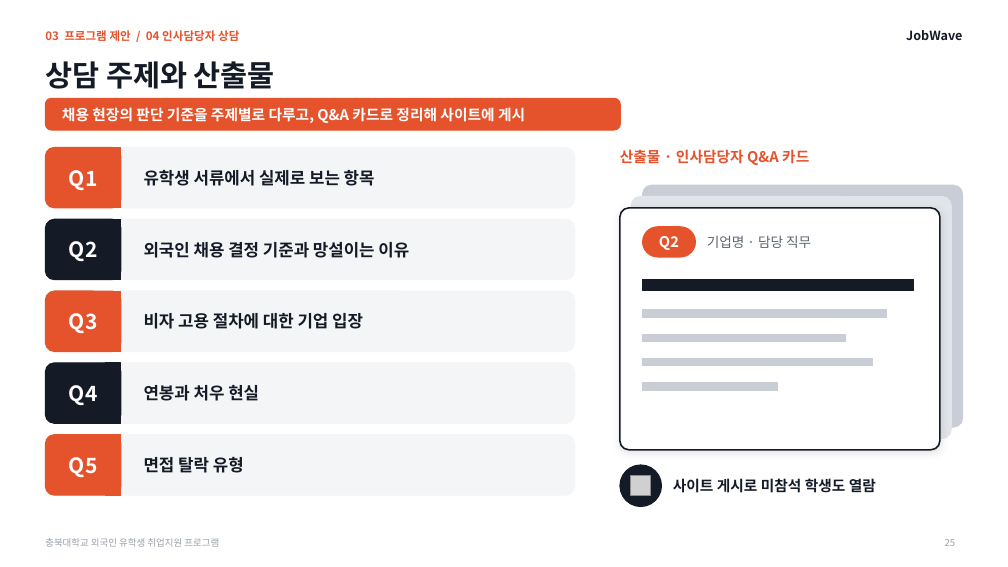
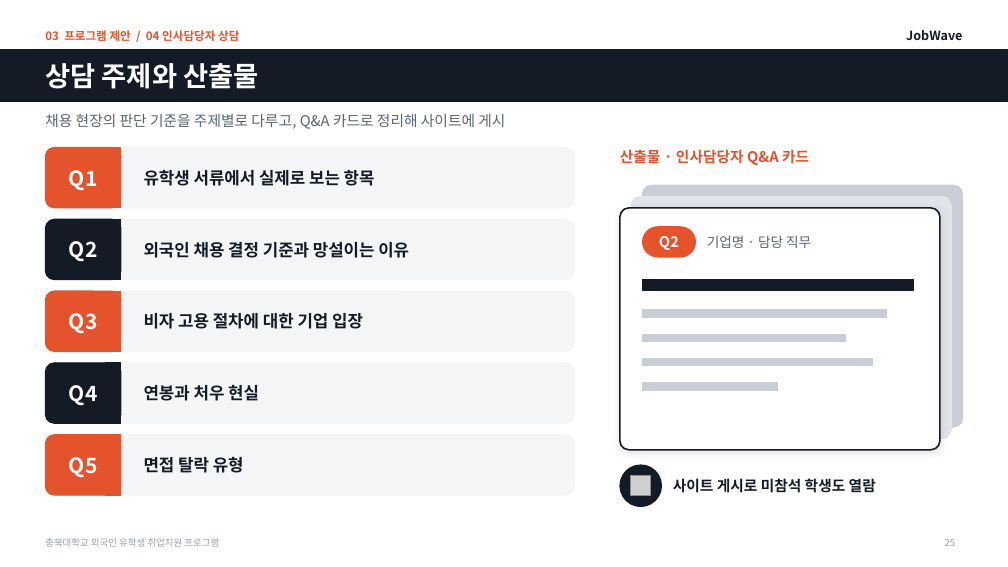
Before and after one commit to job-wave/Codex, a slide deck: slide 25 of output/jobwave-cbnu-proposal/JobWave_proposal_visual.pptx. Drawn at 1008x567 pixels with LibreOffice and Linux fonts; fonts in the diff are those of the drawing; grey boxes stand for pictures. Boxes give left, top, right and bottom in pixels: in the first picture for what was removed or moved away, otherwise in the second. Text is boxed around its words. In the diff, an @@ line names an element or a change of style, - is before the commit and + after.

```diff
--- a/output/jobwave-cbnu-proposal/JobWave_proposal_visual.pptx
+++ b/output/jobwave-cbnu-proposal/JobWave_proposal_visual.pptx
@@ rectangle added at (0,50,1008,101), fill #151B26, outline #151B26 1 pt @@
@@ title "상담 주제와 산출물" at (45,63,258,89): size 28 to 26 pt, text colour #151B26 to #FFFFFF @@
@@ text "채용 현장의 판단 기준을 주제별로 ...": place and size @@
-text "채용 현장의 판단 기준을 주제별로 ..." at (62,107,525,123)
+text "채용 현장의 판단 기준을 주제별로 ..." at (45,114,505,129)
@@ text "채용 현장의 판단 기준을 주제별로 ..." at (45,114,505,129): text colour #FFFFFF to #5B6472, bold off @@
@@ rounded rectangle removed at (45,98,621,130) @@
```
Also in this commit, not shown: 26 other slides changed, 1 other file.
